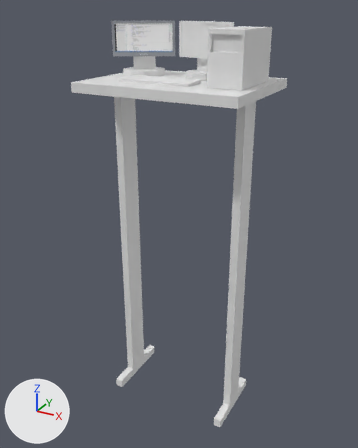
Before and after pictures for a commit that changed the glTF model assets/PCDeskV5Blank.gltf.
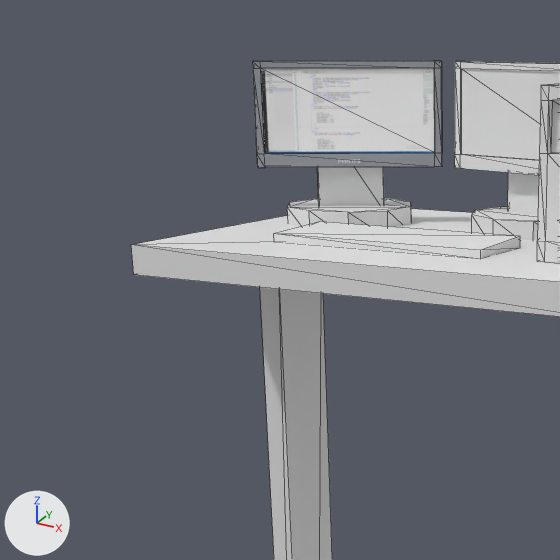
Each version is shown whole from a 50 mm camera at (0.705, -1.377, 1.299) aimed at (-0.004, -0.087, 0.655), then close up on the part from 7% to 60% of the width and 0% to 42% of the height. Arrows for +X, +Y and +Z are at lower left; the lights stay in place. The close-ups show mesh edges as thin lines. Where no turn or scale is listed for an object, it has been applied to the vertices.
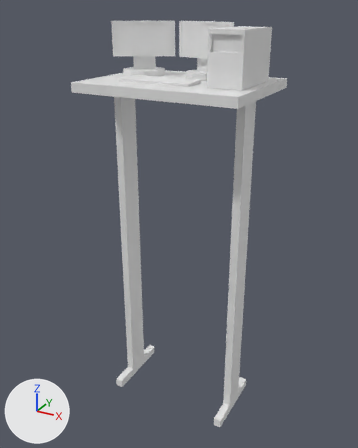
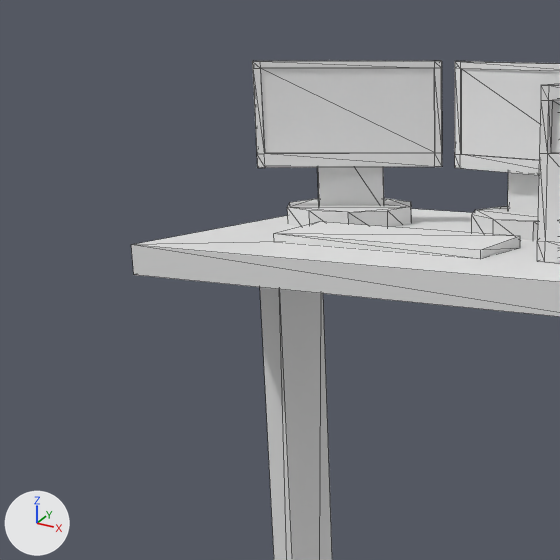
Boxes (x1, y1, x2, y2) around the edits, measured in the close-ups (560 x 560 px):
'Cube.003', recoloured
    both: (252, 61, 442, 168)

What the commit changed:
me_cube_005 has 36 vertices, 68 faces and spans x -0.084..0.084, y -0.055..0.055, z -0.033..0.066.
me_cube_005 no longer uses material mat_pc_packettracer (picture img_computertexturev9code).
